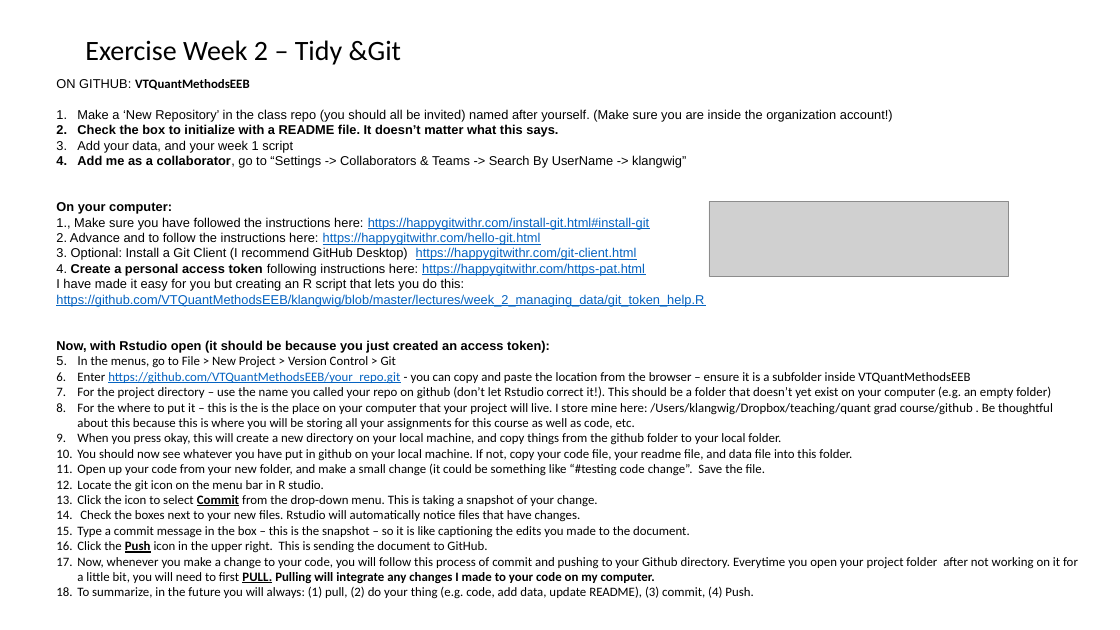
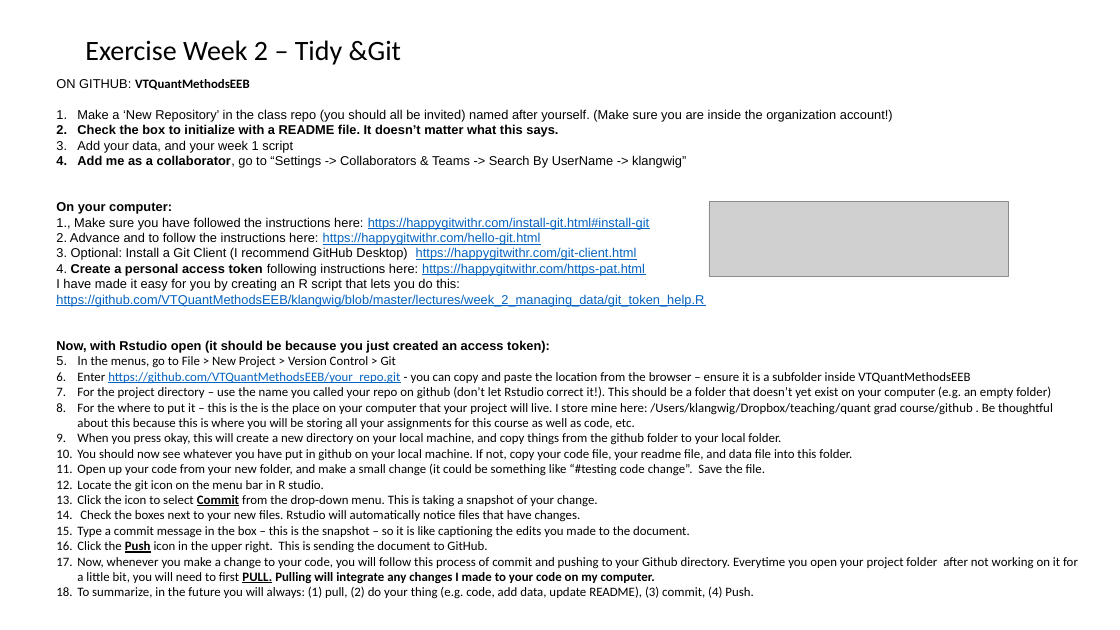
Before and after one commit to VTQuantMethodsEEB/klangwig, a slide deck: slide 2 of lectures/week_2_managing_data/ex2_data_manipulation.pptx. Drawn at 1120x630 pixels with LibreOffice and Linux fonts; fonts in the diff are those of the drawing; grey boxes stand for pictures. Boxes give left, top, right and bottom in pixels: in the first picture for what was removed or moved away, otherwise in the second. Text is boxed around its words. In the diff, an @@ line names an element or a change of style, - is before the commit and + after.

Commit message:
updated week 2

```diff
--- a/lectures/week_2_managing_data/ex2_data_manipulation.pptx
+++ b/lectures/week_2_managing_data/ex2_data_manipulation.pptx
@@ text at [56,278,460,291]: text changed @@
-I have made it easy for you but creating an R script that lets you do this:
+I have made it easy for you by creating an R script that lets you do this:
```
Also in this commit, not shown: 1 other slide changed, 31 other files.
